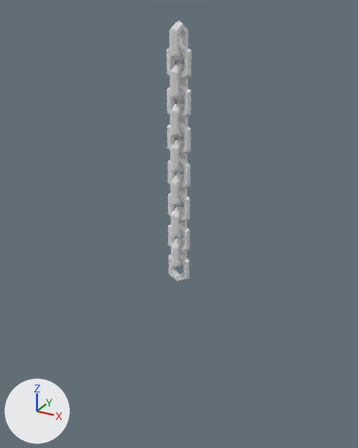
The Blender file Assets/Models/Blend/short_chain.blend as it was, and as the next commit left it.
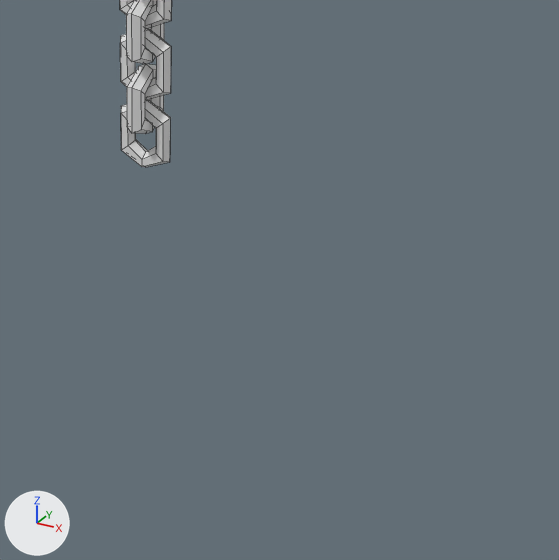
Each version appears first whole from a camera (50 mm lens) standing at (2.19, -3.97, 0.28) and looking at (-0.07, 0.13, -1.77), and next in a close-up on the part from 33% to 99% of the width and 47% to 100% of the height. The lights are fixed; the arrows at lower left show +X, +Y and +Z. The close-ups show mesh edges as thin lines.
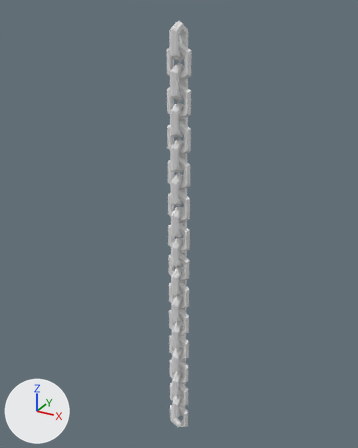
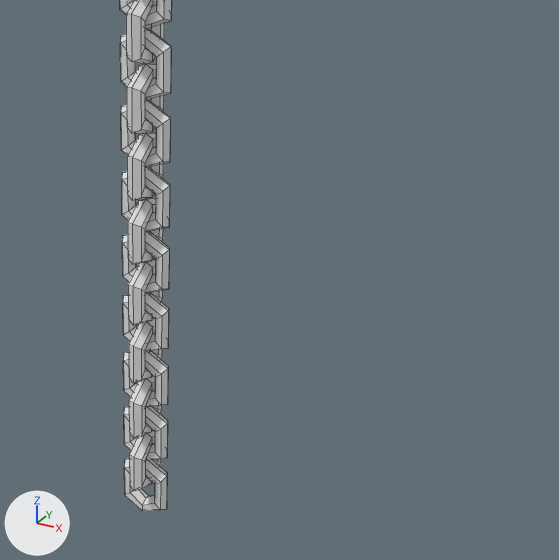
Where the change shows, as pixel boxes [x1, y1, x2, y2] in the close-ups (559 x 560 px):
```json
{"object": "Torus", "change": "modifiers changed", "before": [120, 0, 172, 167], "after": [120, 0, 172, 511]}
```

Scene script edits in JSON lines:
```json
{"block": "ob_torus", "where": "_m = ob_torus.modifiers.new('Array', 'ARRAY')"}
{"op": "set", "path": "_m.count", "old": "7", "new": "13"}
```
